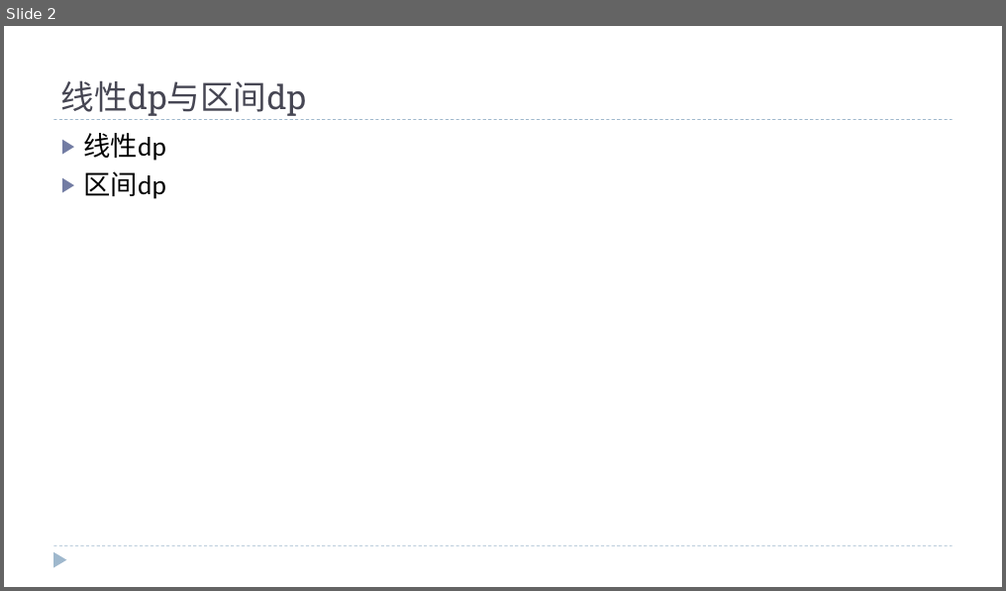
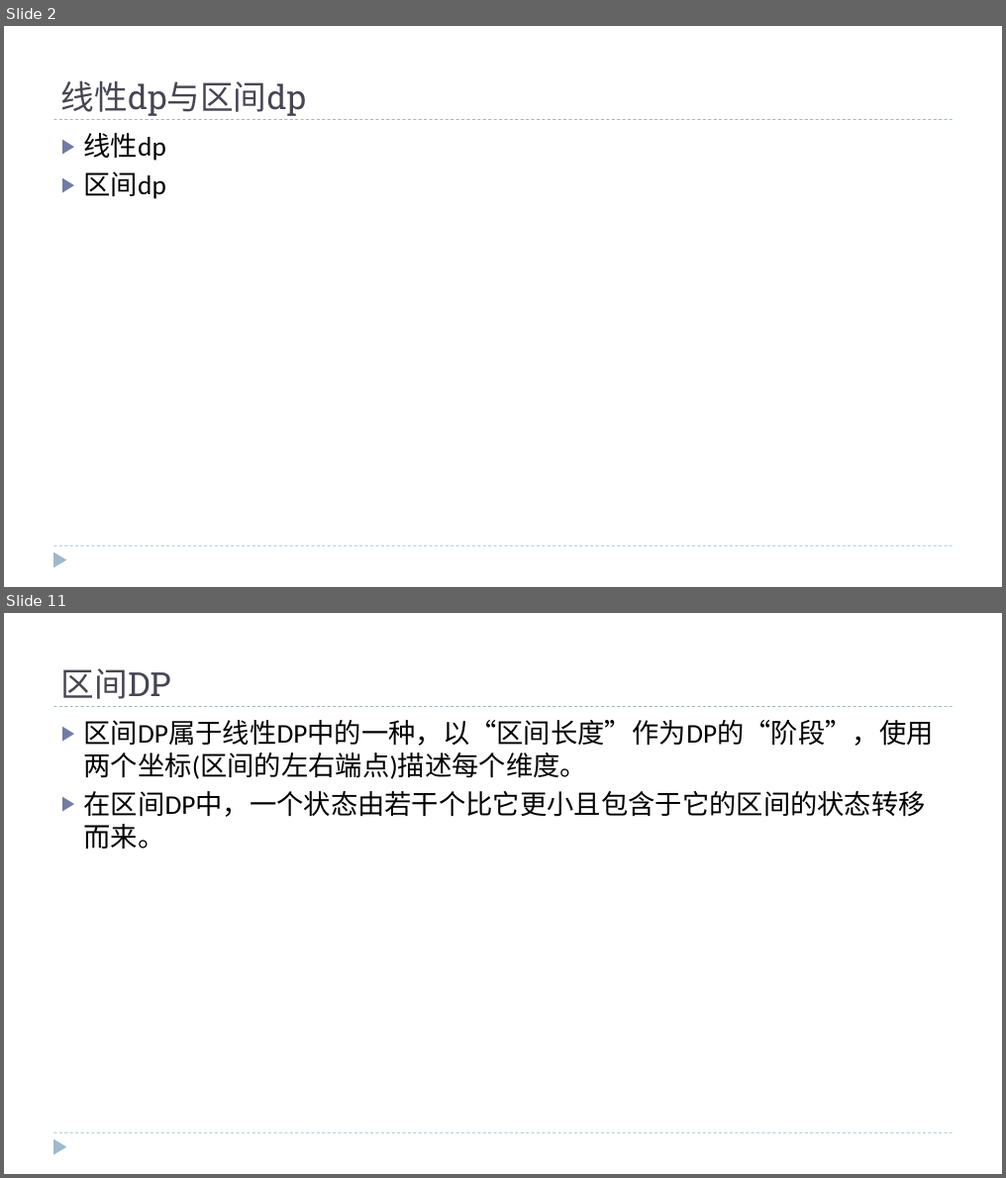
Before and after one commit to fxsc03/-, a slide deck: wd/线性dp与区间dp.pptx. Shown one above the other, each under a label of ours: slide 2 before the commit, slides 2 and 11 after it; the slides between them are not shown. The pictures are 1006x591 and 1006x1178 pixels, drawn with LibreOffice and Linux fonts; fonts in the diff are those of the drawing. Boxes give left, top, right and bottom in pixels: in the first picture for what was removed or moved away, otherwise in the second. Text is boxed around its words. In the diff, an @@ line names an element or a change of style, - is before the commit and + after.

Commit message:
线性dp与区间dp END
aa

```diff
--- a/wd/线性dp与区间dp.pptx
+++ b/wd/线性dp与区间dp.pptx
@@ slide 11 added at [4,613,1002,1174], background #FFFFFF; not listed: 3 template elements that a slide beside it also shows @@
@@ title added at [61,668,171,699], 32 pt, text #464653 @@
+区间DP
@@ text added at [84,720,934,850], 26 pt, text #000000 @@
+▶ 区间DP属于线性DP中的一种，以“区间长度”作为DP的“阶段”，使用两个坐标(区间的左右端点)描述每个维度。
+▶ 在区间DP中，一个状态由若干个比它更小且包含于它的区间的状态转移而来。
```
Also in this commit, not shown: 1 slide changed, 14 other slides added, 1 slide removed, 7 other files.
